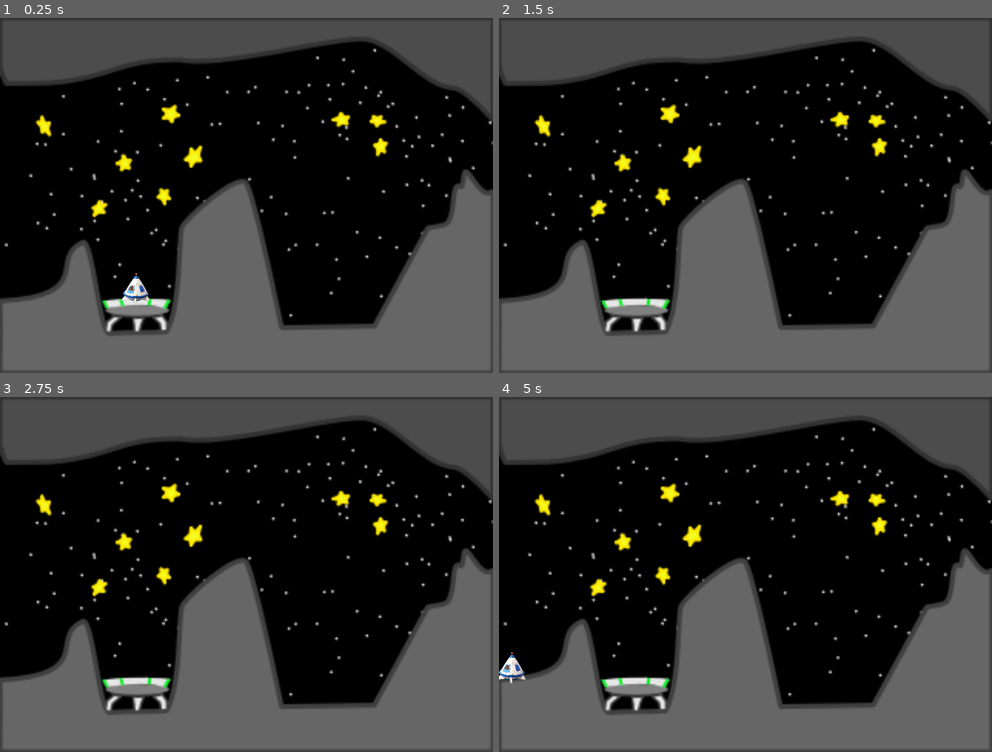
Above: before the commit, frames 1-4 (two rows, left to right).
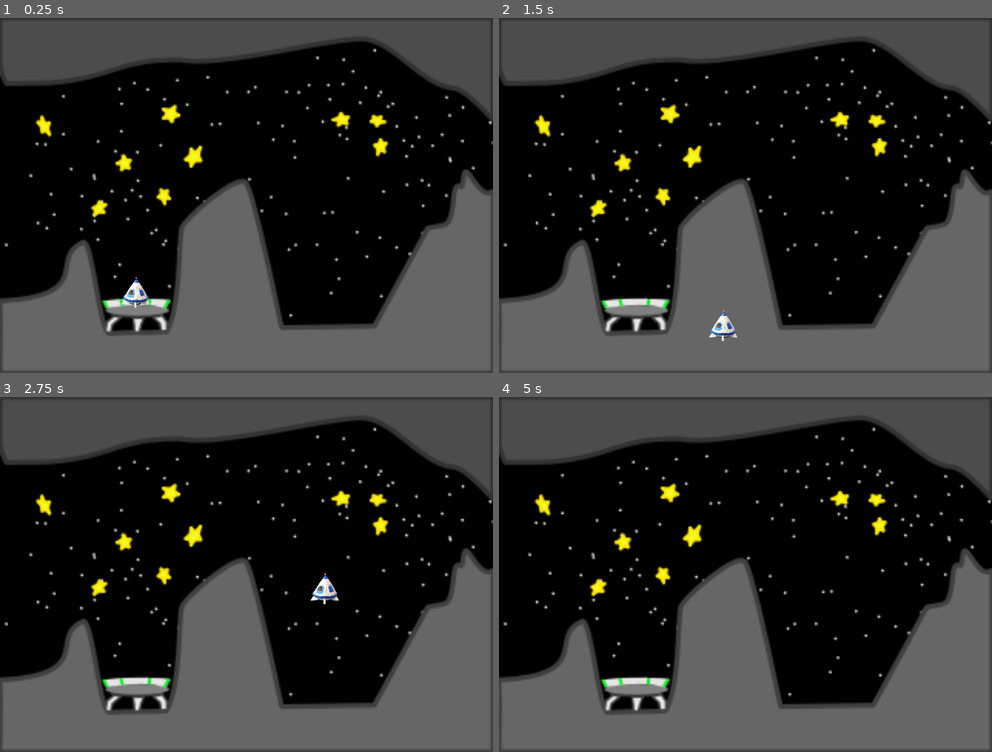
Above: after the commit, the same moments.

Repository: nelzon1/lander_game
Game: Godot game, scene res://scenes/level_view.tscn
Two runs of this game, one before a commit and one after it. Both use one fixed random seed, a clock stepped at 60 frames per second and the inputs below.
Inputs (mouse positions are in pixels of both pictures, inside the frame that each line leads up to):
- Up to frame 1 (0.25 s): no input
- Up to frame 2 (1.5 s): move the mouse to (853, 177) at 0.52 s; hold Right mouse button (move_left, bound only after the commit) 0.53-1.28 s; move the mouse to (646, 213) at 1.27 s; hold A (move_left, bound only before the commit) from 1.28 s (still down); right-click (646, 213) at 1.35 s
- Up to frame 3 (2.75 s): move the mouse to (295, 496) at 2.02 s; release A (move_left, bound only before the commit) at 2.03 s; hold Right mouse button (move_left, bound only after the commit) from 2.03 s (still down)
- Up to frame 4 (5 s): move the mouse to (720, 645) at 2.77 s; release Right mouse button (move_left, bound only after the commit) at 2.78 s; right-click (720, 645) at 2.85 s; move the mouse to (893, 627) at 3.52 s; hold Right mouse button (move_left, bound only after the commit) 3.53-4.28 s; hold A (move_left, bound only before the commit) from 3.53 s (still down); tap Enter at 4.25 s; move the mouse to (597, 521) at 4.27 s; right-click (597, 521) at 4.35 s

The runs differ from the first frame. In frame 1, 0.3% of the frame differs, in the area x 24-31%, y 71-82%; in frame 2, 0.2%; in frame 3, 0.3%; in frame 4, 0.3%.

Commit message:
Player controls working

Diff:
--- a/project.godot
+++ b/project.godot
@@ -26,14 +26,14 @@
 
 [input]
 
-move_left={
+move_right={
 "deadzone": 0.5,
 "events": [Object(InputEventKey,"resource_local_to_scene":false,"resource_name":"","device":-1,"window_id":0,"alt_pressed":false,"shift_pressed":false,"ctrl_pressed":false,"meta_pressed":false,"pressed":false,"keycode":0,"physical_keycode":65,"key_label":0,"unicode":97,"echo":false,"script":null)
 , Object(InputEventKey,"resource_local_to_scene":false,"resource_name":"","device":-1,"window_id":0,"alt_pressed":false,"shift_pressed":false,"ctrl_pressed":false,"meta_pressed":false,"pressed":false,"keycode":0,"physical_keycode":4194319,"key_label":0,"unicode":0,"echo":false,"script":null)
 , Object(InputEventMouseButton,"resource_local_to_scene":false,"resource_name":"","device":-1,"window_id":0,"alt_presse …(249 unchanged characters)…
 ]
 }
-move_right={
+move_left={
 "deadzone": 0.5,
 "events": [Object(InputEventMouseButton,"resource_local_to_scene":false,"resource_name":"","device":-1,"window_id":0,"a …(258 unchanged characters)…
 , Object(InputEventKey,"resource_local_to_scene":false,"resource_name":"","device":-1,"window_id":0,"alt_pressed":false,"shift_pressed":false,"ctrl_pressed":false,"meta_pressed":false,"pressed":false,"keycode":0,"physical_keycode":68,"key_label":0,"unicode":100,"echo":false,"script":null)
--- a/scenes/player.gd
+++ b/scenes/player.gd
@@ -3,12 +3,17 @@
 
 
 @export var velocity = Vector2.ZERO
-@export var velocity_max = Vector2(1000,1000)
-@export var velocity_min = Vector2(-1000,-1000)
-@export var velocity_angle = 45
-@export var acceleration = 1000
-var vel_vec_left = Vector2(cos( velocity_angle / 180 * PI), 1 * sin( velocity_angle / 180 * PI))
-var vel_vec_right = Vector2(-1 * cos( velocity_angle / 180 * PI), 1 * sin( velocity_angle / 180 * PI))
+@export var velocity_max = Vector2(1000.0,1000.0)
+@export var velocity_min = Vector2(-1000.0,-1000.0)
+@export var velocity_angle = 45.0
+@export var acceleration = 10.0
+var theta = velocity_angle / 180.0 * PI
+var x_comp = cos(theta)
+var y_comp = sin(theta)
+var vel_vec_left = Vector2(x_comp, -1.0 * y_comp)
+var vel_vec_right = Vector2(-1.0 * x_comp, -1.0 * y_comp)
+@export var gravity_strength = 4.0
+var vec_gravity = Vector2(0,1.0) * gravity_strength
 
 var screen_size
 
@@ -19,14 +24,10 @@
 
 # Called every frame. 'delta' is the elapsed time since the previous frame.
 func _process(delta):
-
-	var velocity = Vector2.ZERO
 	if Input.is_action_pressed("move_left"):
-		velocity.x = velocity.x + (cos( velocity_angle / 180 * PI) * acceleration)
-		velocity.y = velocity.y - (sin( velocity_angle / 180 * PI) * acceleration) * 100
+		velocity += vel_vec_left * acceleration
 	if Input.is_action_pressed("move_right"):
-		velocity.x = velocity.x - (cos( velocity_angle / 180 * PI) * acceleration)
-		velocity.y = velocity.y - (sin( velocity_angle / 180 * PI) * acceleration) * 100
-
+		velocity += vel_vec_right * acceleration
+	velocity += vec_gravity
 	#velocity = velocity.clamp(velocity_min, velocity_max)
 	position += velocity * delta
--- a/scenes/player.tscn
+++ b/scenes/player.tscn
@@ -6,8 +6,6 @@
 [node name="Player" type="Area2D"]
 position = Vector2(48, 32)
 script = ExtResource("1_10xdi")
-velocity = Vector2(0, -500)
-velocity_angle = 60
 metadata/_edit_group_ = true
 
 [node name="Lander" type="Sprite2D" parent="."]
